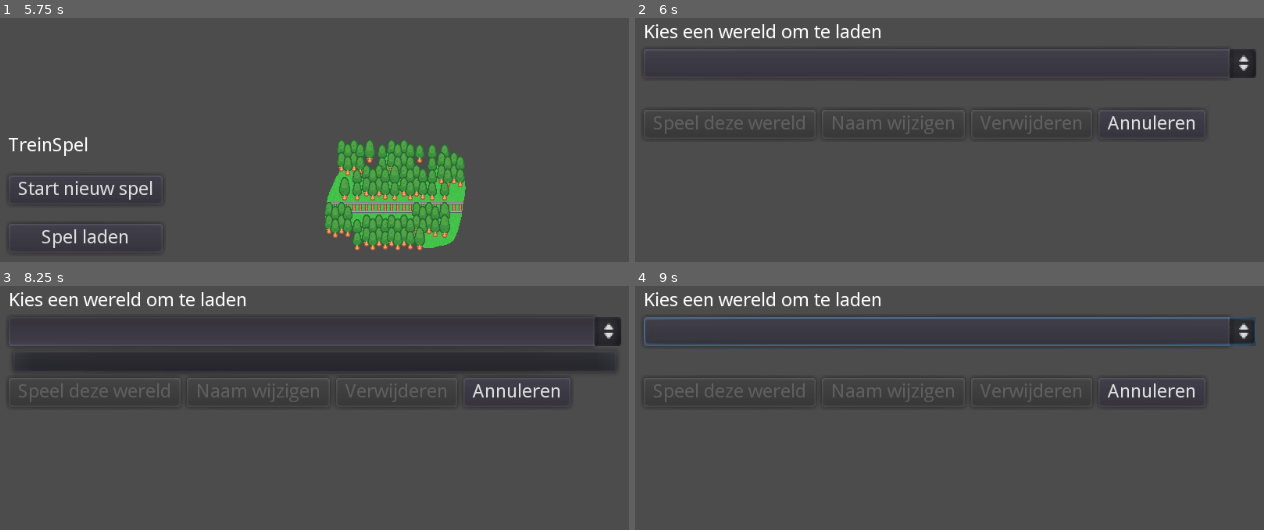
Above: before the commit, frames 1-4 (two rows, left to right).
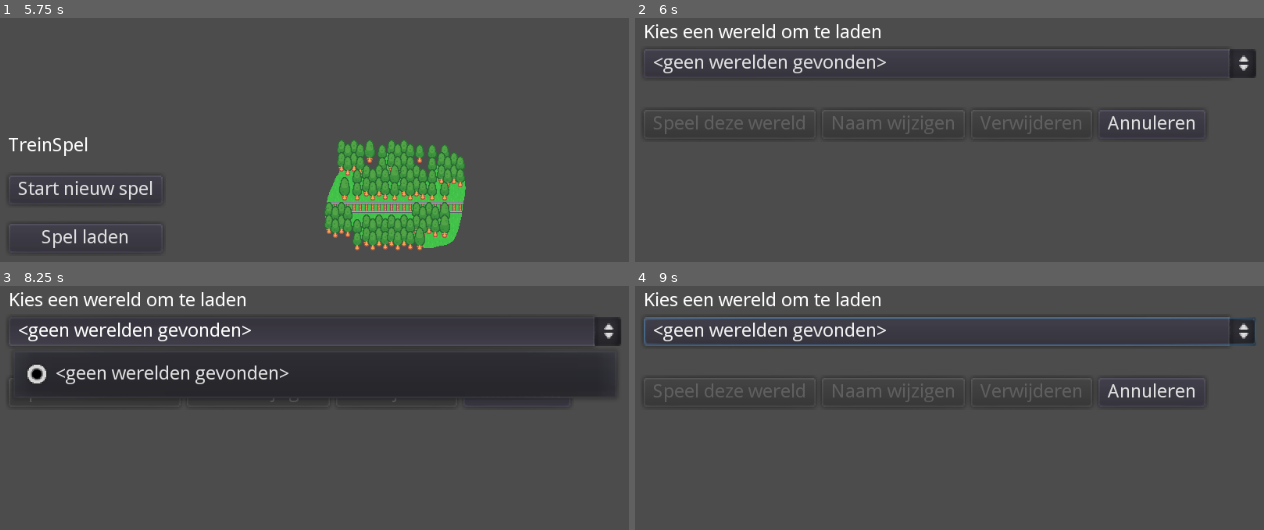
Above: after the commit, the same moments.

Repository: 2zqa/traingame
Game: Godot game, scene res://Scenes/MainMenu/TitleScreen.tscn
The game is run twice, just before and just after one commit, with the same random seed, the same clock (stepped at 60 frames per second) and the same inputs.
Inputs (mouse positions are in pixels of both pictures, inside the frame that each line leads up to):
- Up to frame 1 (5.75 s): click "Start nieuw spel" at 0.5 s; click (314, 79) at 1.27 s; type "Alex" at 1.35 s; click "Annuleren" at 2 s; click "Start nieuw spel" at 2.75 s; click "Maken" at 3.5 s; click "Maken" at 4.25 s; click "Annuleren" at 5 s
- Up to frame 2 (6 s): click "Spel laden" at 5.75 s
- Up to frame 3 (8.25 s): click "Annuleren" at 6.5 s; click "Spel laden" at 7.25 s; click (314, 332) at 8 s
- Up to frame 4 (9 s): click (949, 332) at 8.75 s

Frame 1 is identical in both runs. In frame 2, 0.9% of the frame differs, in the area x 3-40%, y 14-23%; in frame 3, 7.7%, in the area x 2-98%, y 14-47%; in frame 4, 0.9%.
Error before the commit: Invalid call. Nonexistent function 'values' in base '_Directory'. (res://Scenes/MainMenu/LoadWorldScreen.gd:16)

Commit message:
Fix return value of world list if directory doesn't exist

Diff:
--- a/TrainGame-Godot/Scenes/MainMenu/TitleScreen.tscn
+++ b/TrainGame-Godot/Scenes/MainMenu/TitleScreen.tscn
@@ -1,9 +1,9 @@
 [gd_scene load_steps=5 format=2]
 
-[ext_resource path="res://Images/title_screen_illustration.png" type="Texture" id=1]
-[ext_resource path="res://Scenes/MainMenu/LoadWorldScreen.tscn" type="PackedScene" id=2]
-[ext_resource path="res://Scenes/MainMenu/NewWorldScreen.tscn" type="PackedScene" id=3]
-[ext_resource path="res://Scenes/MainMenu/TitleScreen.gd" type="Script" id=4]
+[ext_resource path="res://Scenes/MainMenu/TitleScreen.gd" type="Script" id=1]
+[ext_resource path="res://Scenes/MainMenu/NewWorldScreen.tscn" type="PackedScene" id=2]
+[ext_resource path="res://Scenes/MainMenu/LoadWorldScreen.tscn" type="PackedScene" id=3]
+[ext_resource path="res://Images/title_screen_illustration.png" type="Texture" id=4]
 
 [node name="TitleScreen" type="MarginContainer"]
 anchor_right = 1.0
@@ -65,6 +65,7 @@
 margin_top = 149.0
 margin_right = 362.0
 margin_bottom = 291.0
-texture = ExtResource( 1 )
+texture = ExtResource( 4 )
+
 [connection signal="pressed" from="HBoxContainer/CenterContainer2/VBoxContainer/StartButton" to="." method="_on_StartButton_pressed"]
 [connection signal="pressed" from="HBoxContainer/CenterContainer2/VBoxContainer/LoadButton" to="." method="_on_LoadButton_pressed"]
--- a/TrainGame-Godot/Scripts/FileIO.gd
+++ b/TrainGame-Godot/Scripts/FileIO.gd
@@ -82,7 +82,7 @@
 static func read_world_names(directory_name: String) -> Dictionary:
     var directory = Directory.new()
     if directory.open(directory_name) != OK:
-        return directory  # Directory doesn't exist
+        return {}  # Directory doesn't exist, return empty dictionary
     directory.list_dir_begin(true)
 
     var return_value = Dictionary()
--- a/TrainGame-Godot/project.godot
+++ b/TrainGame-Godot/project.godot
@@ -45,11 +45,6 @@
 "path": "res://Scenes/ObjectsTileMap.gd"
 }, {
 "base": "Reference",
-"class": "Registry",
-"language": "GDScript",
-"path": "res://Scripts/Registry.gd"
-}, {
-"base": "Reference",
 "class": "Rotation",
 "language": "GDScript",
 "path": "res://Scripts/Rotation.gd"
@@ -72,7 +67,6 @@
 "Mouse": "",
 "ObjectTile": "",
 "ObjectsTileMap": "",
-"Registry": "",
 "Rotation": "",
 "TileCollision": "",
 "WorldPopulator": ""
Not shown: 1 places in TrainGame-Godot/Scenes/MainMenu/TitleScreen.tscn that only renumber resources
